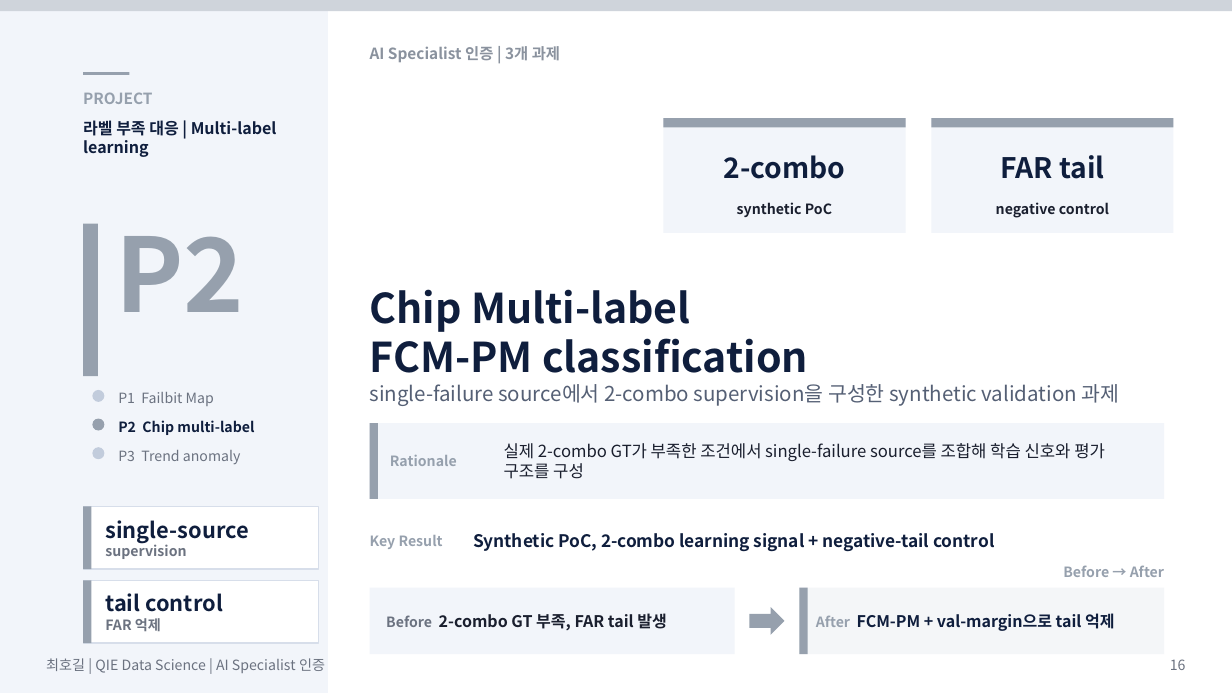
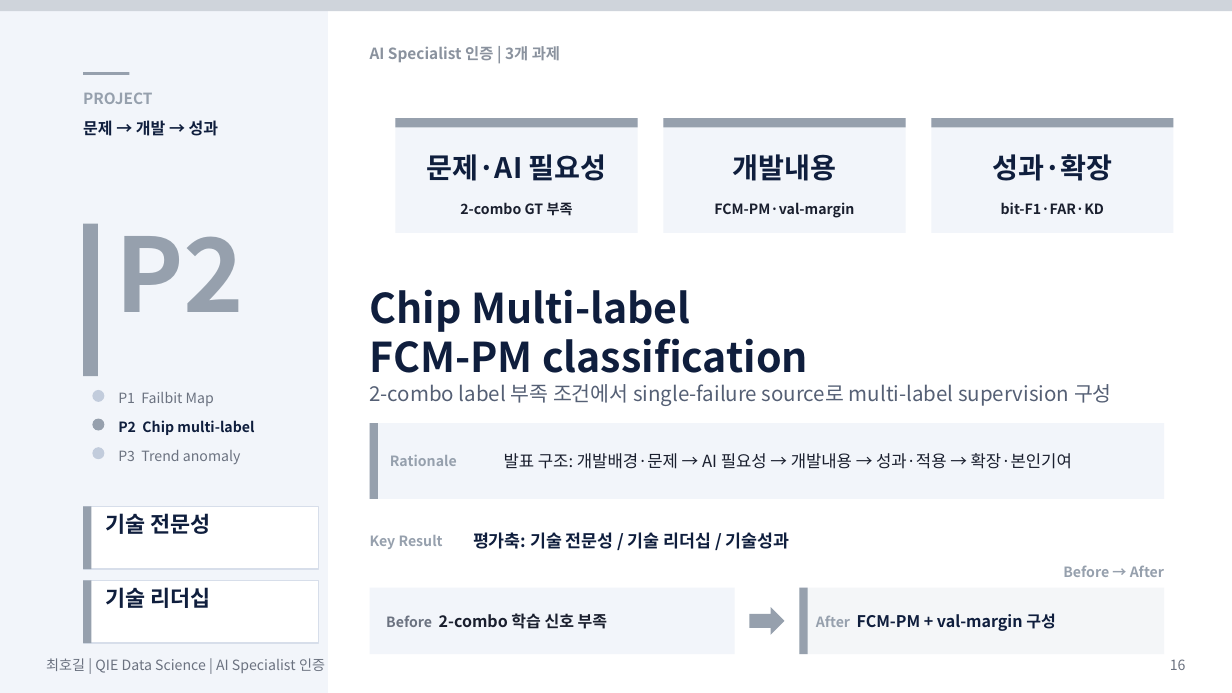
Before and after one commit to hogil/fbm_paper, a slide deck: slide 16 of recommendation/presentation/'26년 AI Specialist 면접 심사 자료_메모리사업부_최호길_평가항목_summary.pptx. Drawn at 1232x693 pixels with LibreOffice and Linux fonts; fonts in the diff are those of the drawing. Boxes give left, top, right and bottom in pixels: in the first picture for what was removed or moved away, otherwise in the second. Text is boxed around its words. In the diff, an @@ line names an element or a change of style, - is before the commit and + after.

```diff
--- a/recommendation/presentation/'26년 AI Specialist 면접 심사 자료_메모리사업부_최호길_평가항목_summary.pptx
+++ b/recommendation/presentation/'26년 AI Specialist 면접 심사 자료_메모리사업부_최호길_평가항목_summary.pptx
@@ rectangle added at (396, 118, 638, 233), fill #F2F5FA @@
@@ rectangle added at (396, 118, 638, 128), fill #96A0AD @@
@@ text at (83, 120, 218, 136): text changed @@
-라벨 부족 대응 | Multi-label learning
+문제 → 개발 → 성과
@@ text added at (427, 154, 607, 181), 22 pt, text #0F1E3D, bold @@
+문제·AI 필요성
@@ text at (733, 154, 837, 181): text changed @@
-2-combo
+개발내용
@@ text at (992, 154, 1112, 181): text changed @@
-FAR tail
+성과·확장
@@ text added at (460, 202, 573, 216), 11 pt, text #1A1F2E, bold @@
+2-combo GT 부족
@@ text at (714, 202, 854, 218): text changed @@
-synthetic PoC
+FCM-PM·val-margin
@@ text at (1001, 202, 1104, 214): text changed @@
-negative control
+bit-F1·FAR·KD
@@ text at (370, 384, 1112, 406): text changed @@
-single-failure source에서 2-combo supervision을 구성한 synthetic validation 과제
+2-combo label 부족 조건에서 single-failure source로 multi-label supervision 구성
@@ text at (504, 453, 1072, 469): text changed @@
-실제 2-combo GT가 부족한 조건에서 single-failure source를 조합해 학습 신호와 평가 구조를 구성
+발표 구조: 개발배경·문제 → AI 필요성 → 개발내용 → 성과·적용 → 확장·본인기여
@@ text at (105, 513, 211, 534): text changed @@
-single-source
-supervision
+기술 전문성
@@ text at (473, 532, 789, 549): text changed @@
-Synthetic PoC, 2-combo learning signal + negative-tail control
+평가축: 기술 전문성 / 기술 리더십 / 기술성과
@@ text at (105, 587, 211, 608): text changed @@
-tail control
-FAR 억제
+기술 리더십
@@ text at (386, 613, 607, 629): text changed @@
-Before 2-combo GT 부족, FAR tail 발생
+Before 2-combo 학습 신호 부족
@@ text at (816, 613, 1055, 631): text changed @@
-After FCM-PM + val-margin으로 tail 억제
+After FCM-PM + val-margin 구성
```
Also in this commit, not shown: 4 other slides changed, 2 other files.
